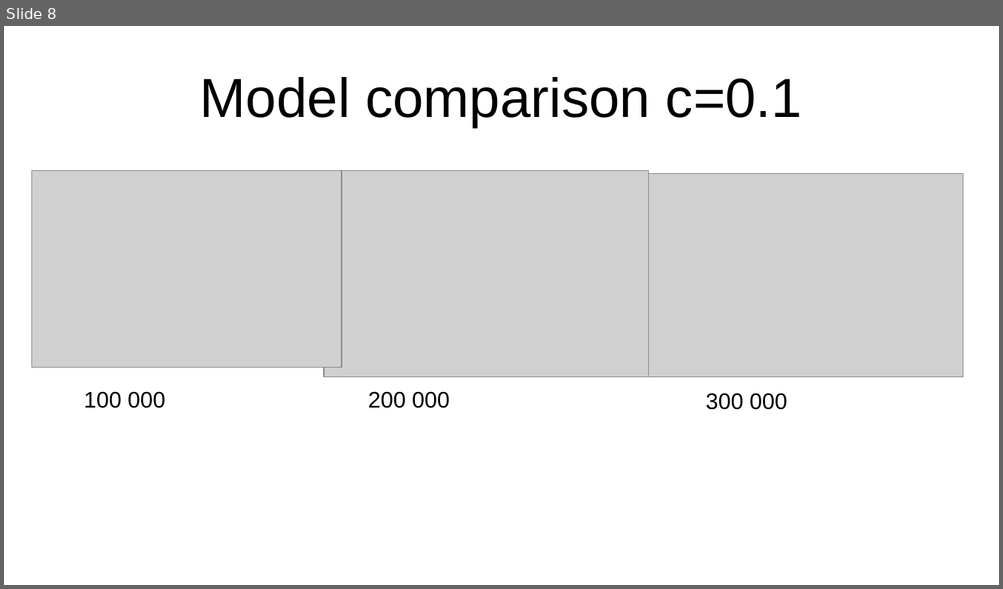
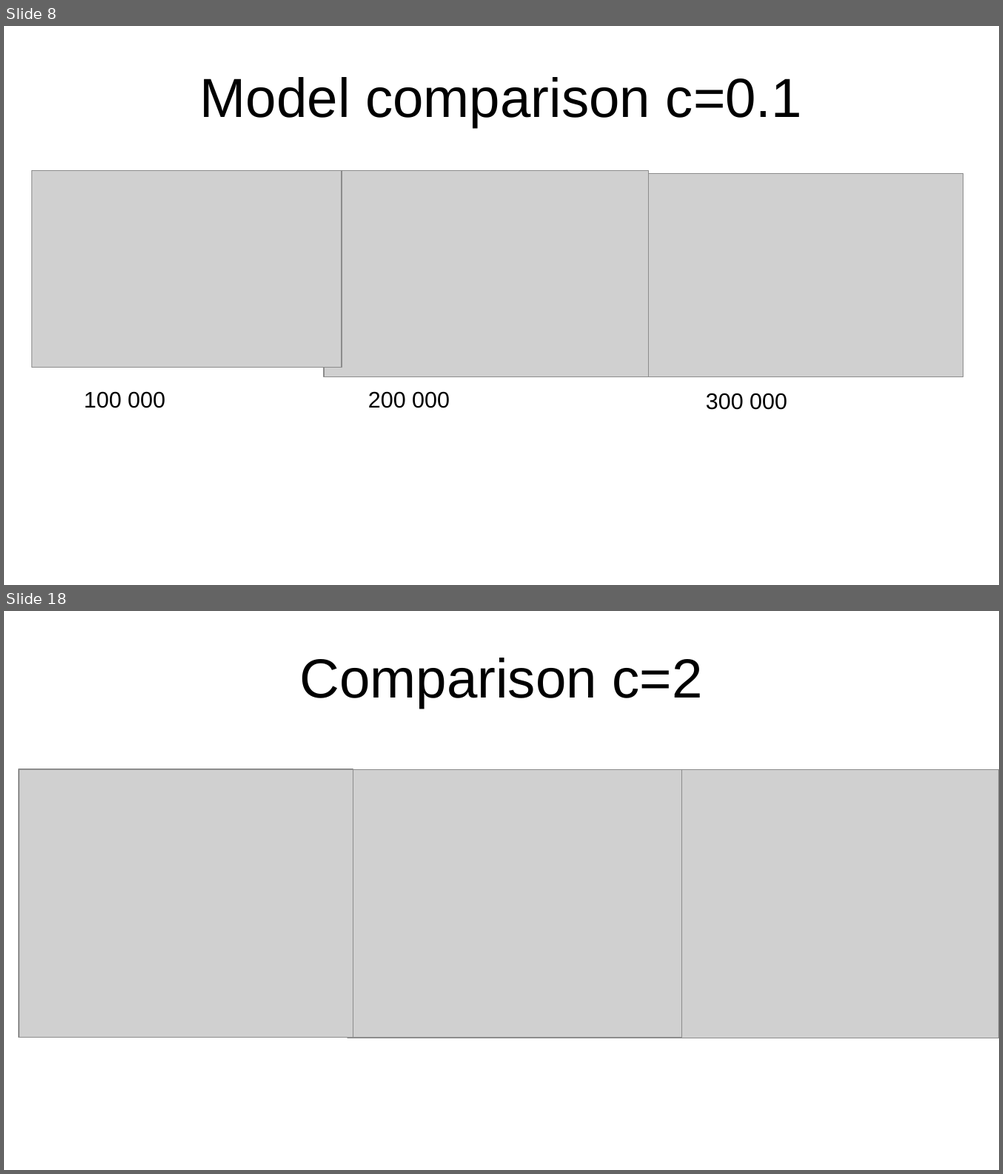
Before and after one commit to woutervdw2/curiosity_driven_fairness, a slide deck: ppo_lending_overview.pptx. Shown one above the other, each under a label of ours: slide 8 before the commit, slides 8 and 18 after it; the slides between them are not shown. The pictures are 1003x589 and 1003x1174 pixels, drawn with LibreOffice and Linux fonts; fonts in the diff are those of the drawing; grey boxes stand for pictures. Boxes give left, top, right and bottom in pixels: in the first picture for what was removed or moved away, otherwise in the second. Text is boxed around its words. In the diff, an @@ line names an element or a change of style, - is before the commit and + after.

```diff
--- a/ppo_lending_overview.pptx
+++ b/ppo_lending_overview.pptx
@@ slide 18 added at (x1=4, y1=611, x2=999, y2=1170), background #FFFFFF @@
@@ title added at (x1=299, y1=658, x2=703, y2=708), 44 pt, text #000000 @@
+Comparison c=2
@@ picture added at (x1=19, y1=770, x2=353, y2=1038) @@
@@ picture added at (x1=348, y1=770, x2=682, y2=1038) @@
@@ picture added at (x1=664, y1=770, x2=999, y2=1039) @@
```
Also in this commit, not shown: 7 slides changed, 13 other slides added.
